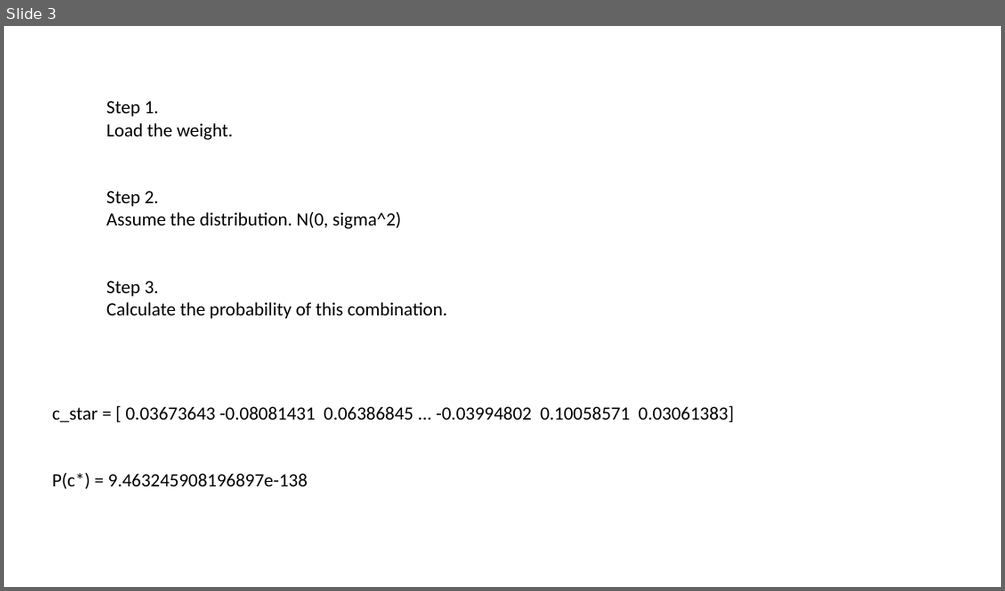
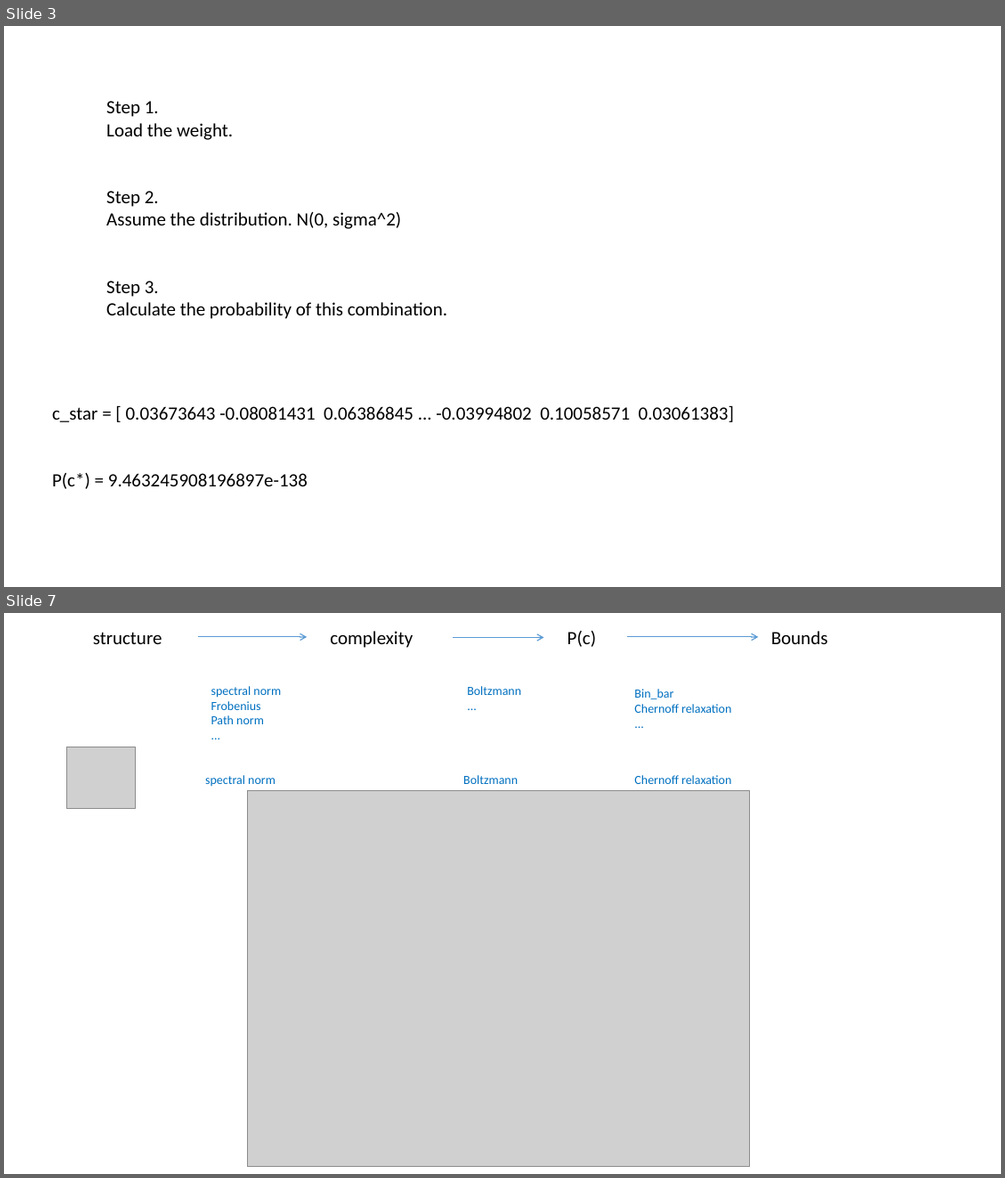
Before and after one commit to HansOersted/GeneralizationErrorBounds, a slide deck: bound.pptx. Shown one above the other, each under a label of ours: slide 3 before the commit, slides 3 and 7 after it; the slides between them are not shown. The pictures are 1005x591 and 1005x1178 pixels, drawn with LibreOffice and Linux fonts; fonts in the diff are those of the drawing; grey boxes stand for pictures. Boxes give left, top, right and bottom in pixels: in the first picture for what was removed or moved away, otherwise in the second. Text is boxed around its words. In the diff, an @@ line names an element or a change of style, - is before the commit and + after.

```diff
--- a/bound.pptx
+++ b/bound.pptx
@@ slide 7 added at box(4, 613, 1001, 1174), background #FFFFFF @@
@@ text added at box(93, 632, 162, 644), 18 pt, text #000000 @@
+structure
@@ arrow added from (198, 637) to (307, 637), #5B9BD5 1 pt @@
@@ text added at box(330, 631, 413, 648), 18 pt, text #000000 @@
+complexity
@@ arrow added from (453, 638) to (544, 638), #5B9BD5 1 pt @@
@@ text added at box(567, 631, 596, 647), 18 pt, text #000000 @@
+P(c)
@@ arrow added from (628, 637) to (759, 637), #5B9BD5 1 pt @@
@@ text added at box(771, 631, 828, 644), 18 pt, text #000000 @@
+Bounds
@@ text added at box(211, 686, 281, 724), 12 pt, text #0070C0 @@
+spectral norm
+Frobenius
+Path norm
+...
@@ text added at box(467, 686, 521, 695), 12 pt, text #0070C0 @@
+Boltzmann
+...
@@ text added at box(634, 689, 731, 713), 12 pt, text #0070C0 @@
+Bin_bar
+Chernoff relaxation
+...
@@ picture added at box(67, 747, 136, 809) @@
@@ text added at box(205, 775, 275, 787), 12 pt, text #0070C0 @@
+spectral norm
@@ picture added at box(247, 790, 749, 1167) @@
@@ text added at box(463, 775, 518, 784), 12 pt, text #0070C0 @@
+Boltzmann
@@ text added at box(634, 775, 731, 784), 12 pt, text #0070C0 @@
+Chernoff relaxation
```
Also in this commit, not shown: 1 slide changed, 3 other slides added, 2 slides removed.
